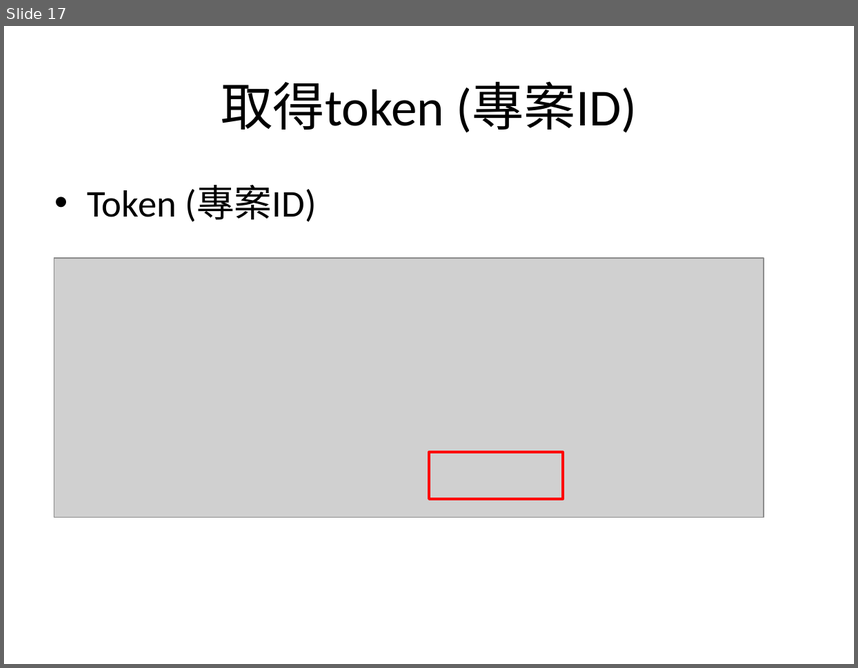
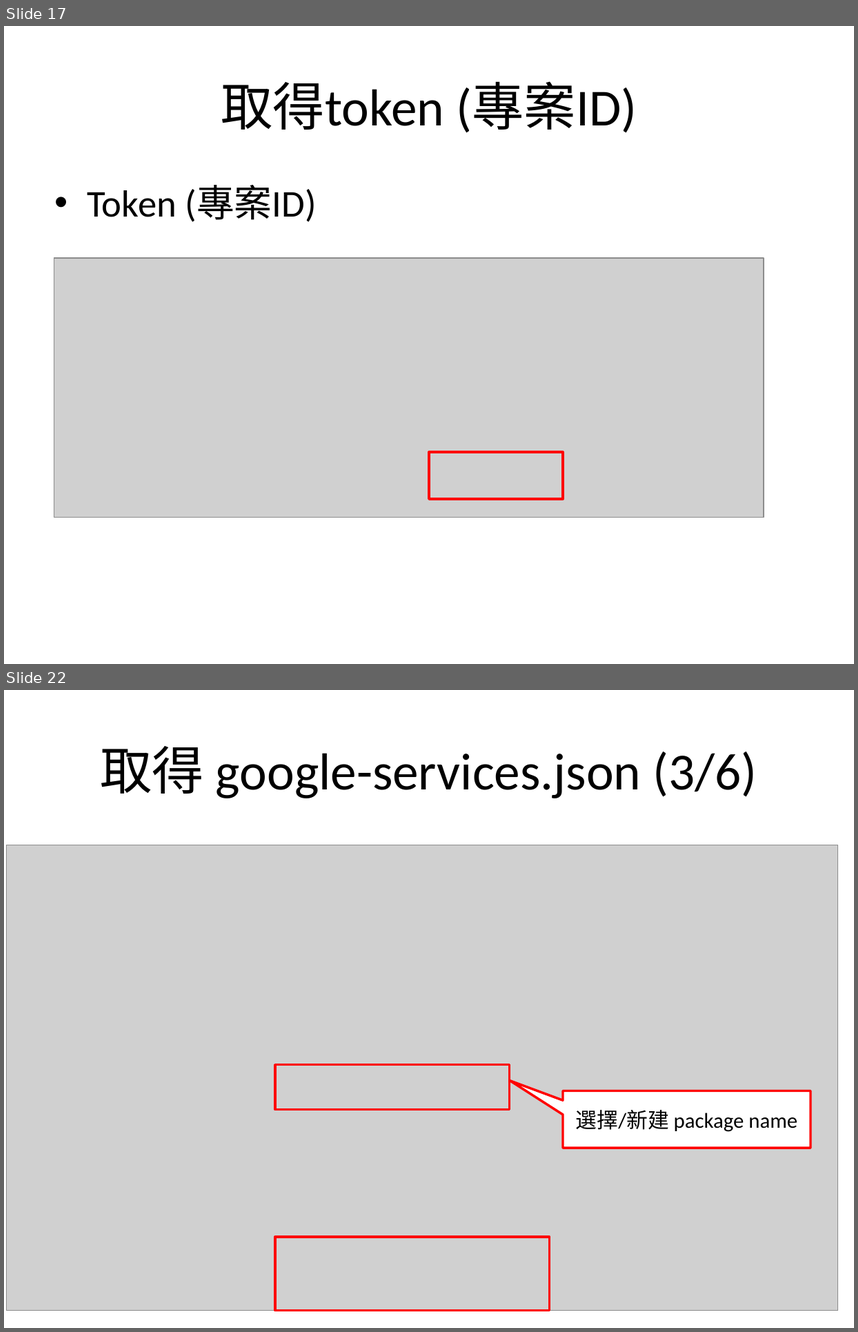
Before and after one commit to sonnyshih/AndroidDemoSample, a slide deck: CustomerUIDemo/GCM instruction.pptx. Shown one above the other, each under a label of ours: slide 17 before the commit, slides 17 and 22 after it; the slides between them are not shown. The pictures are 858x668 and 858x1332 pixels, drawn with LibreOffice and Linux fonts; fonts in the diff are those of the drawing; grey boxes stand for pictures. Boxes give left, top, right and bottom in pixels: in the first picture for what was removed or moved away, otherwise in the second. Text is boxed around its words. In the diff, an @@ line names an element or a change of style, - is before the commit and + after.

Commit message:
1. Add the Google Smart Lock Demo

```diff
--- a/CustomerUIDemo/GCM instruction.pptx
+++ b/CustomerUIDemo/GCM instruction.pptx
@@ slide 22 added at [4,690,854,1328], background #FFFFFF @@
@@ title added at [100,746,757,798], 44 pt, text #000000 @@
+取得 google-services.json (3/6)
@@ picture added at [7,845,838,1310] @@
@@ rectangle added at [275,1064,510,1109], outline #FF0000 2 pt @@
@@ speech box added at [562,1090,810,1147], fill #FFFFFF, outline #FF0000 2 pt, 18 pt, text #000000 @@
+選擇/新建 package name
@@ rectangle added at [275,1236,550,1310], outline #FF0000 2 pt @@
```
Also in this commit, not shown: 2 slides changed, 5 other slides added, 2 slides removed, 15 other files.
